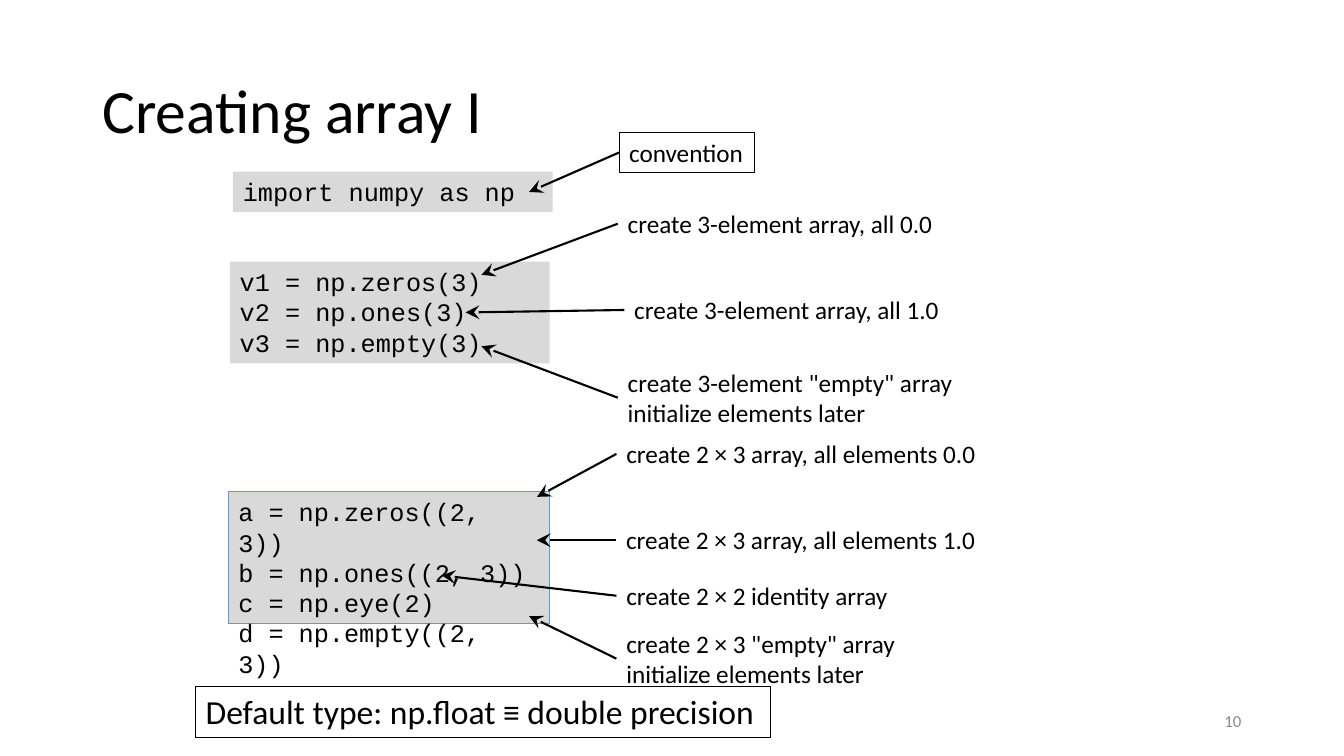
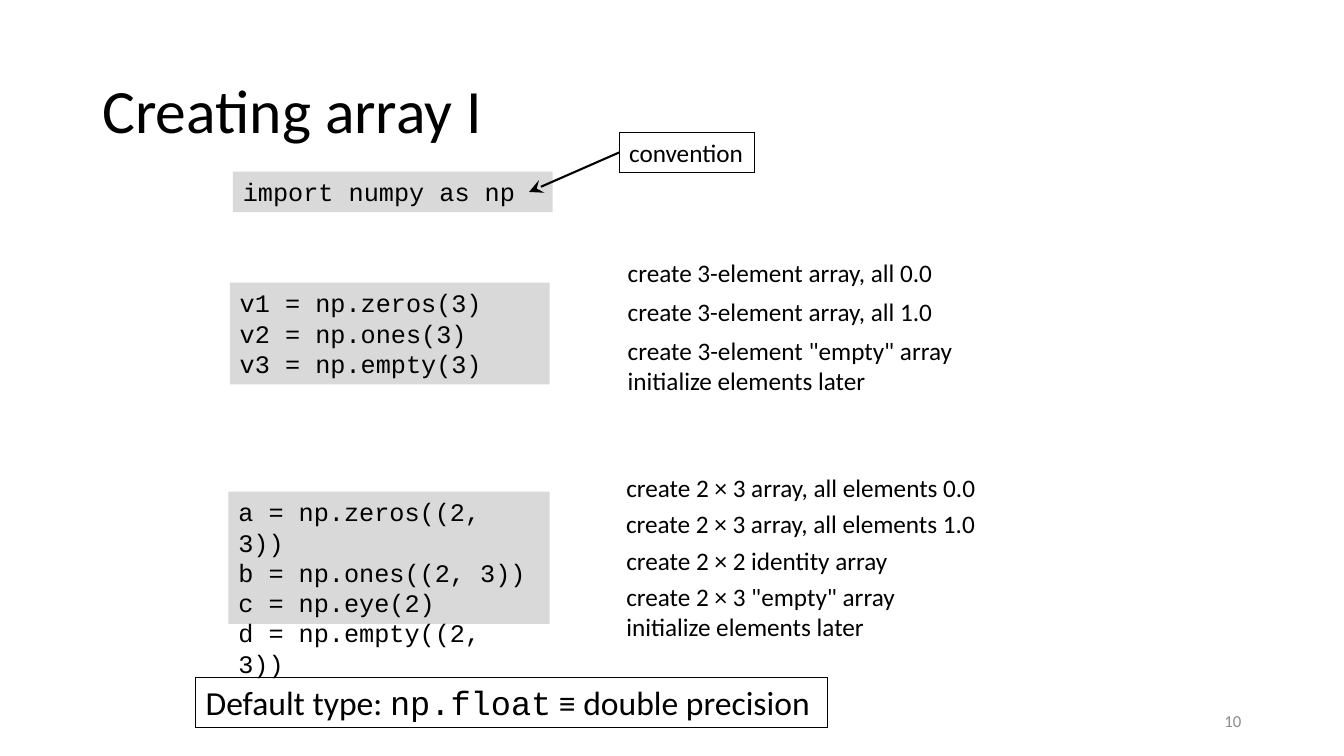
Before and after one commit to gjbex/Scientific-Python, a slide deck: slide 10 of scientific_python.pptx. Drawn at 1344x756 pixels with LibreOffice and Linux fonts; fonts in the diff are those of the drawing. Boxes give left, top, right and bottom in pixels: in the first picture for what was removed or moved away, otherwise in the second. Text is boxed around its words. In the diff, an @@ line names an element or a change of style, - is before the commit and + after.

Commit message:
Fix formatting of mumpy section

```diff
--- a/scientific_python.pptx
+++ b/scientific_python.pptx
@@ arrow removed from (618, 224) to (482, 275) @@
@@ text "create 3-element array, all 0.0": place and size @@
-text "create 3-element array, all 0.0" at bbox=[628, 215, 932, 237]
+text "create 3-element array, all 0.0" at bbox=[628, 264, 932, 286]
@@ rectangle "v1 = np.zeros(3)": place and size @@
-rectangle "v1 = np.zeros(3)" at bbox=[230, 261, 549, 363]
+rectangle "v1 = np.zeros(3)" at bbox=[230, 282, 549, 384]
@@ text "create 3-element array, all 1.0": place and size @@
-text "create 3-element array, all 1.0" at bbox=[634, 301, 939, 323]
+text "create 3-element array, all 1.0" at bbox=[628, 303, 932, 325]
@@ arrow removed from (624, 311) to (466, 313) @@
@@ arrow removed from (618, 398) to (482, 347) @@
@@ text "create 3-element "empty" array initialize ...": place and size @@
-text "create 3-element "empty" array initialize ..." at bbox=[628, 374, 952, 423]
+text "create 3-element "empty" array initialize ..." at bbox=[628, 342, 952, 391]
@@ text "create 2 × 3 array, ...": place and size @@
-text "create 2 × 3 array, ..." at bbox=[626, 445, 975, 467]
+text "create 2 × 3 array, ..." at bbox=[626, 479, 975, 501]
@@ rectangle "a = np.zeros((2, 3))" at bbox=[229, 492, 551, 624]: outline #5B9BD5 0.75 pt to none @@
@@ text "create 2 × 3 array, ...": place and size @@
-text "create 2 × 3 array, ..." at bbox=[626, 531, 975, 553]
+text "create 2 × 3 array, ..." at bbox=[626, 515, 975, 537]
@@ text "create 2 × 2 identity ...": place and size @@
-text "create 2 × 2 identity ..." at bbox=[626, 587, 887, 609]
+text "create 2 × 2 identity ..." at bbox=[626, 552, 887, 574]
@@ text "create 2 × 3 "empty" ..." rewrapped from bbox=[626, 636, 895, 689] to bbox=[626, 589, 895, 637] @@
@@ group removed at bbox=[442, 454, 617, 658]: 4 arrows @@
@@ rectangle "Default type: np.float ≡ double ...": place and size @@
-rectangle "Default type: np.float ≡ double ..." at bbox=[196, 687, 770, 737]
+rectangle "Default type: np.float ≡ double ..." at bbox=[196, 678, 828, 728]
@@ rectangle "Default type: np.float ≡ double ..." at bbox=[196, 678, 828, 728]: font Calibri to Courier New in "np.float" @@
```
Also in this commit, not shown: 12 other slides changed.
